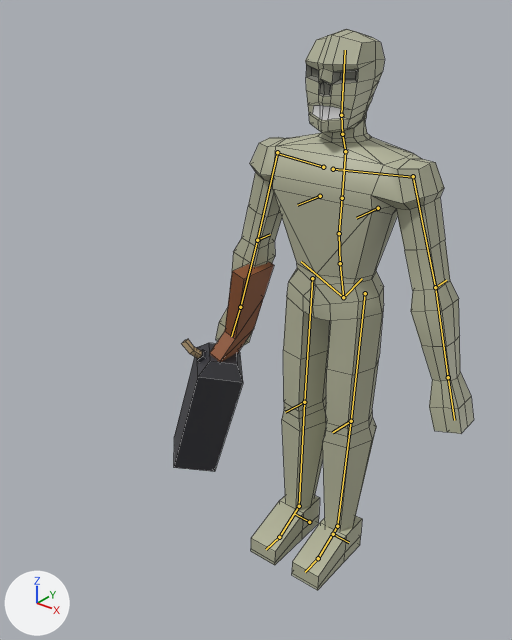
The Blender file Assets/Models/EnemyRanged.blend, before and after one commit.
Camera for both pictures: a 50 mm lens placed at (1.26, -2.04, 2.17), pointed at (-0.13, -0.31, 1.1). Lighting does not change. The marker at lower left points along +X, +Y and +Z. The first picture is the older version. The bones that bend it are drawn over the model as lines. Mesh edges are drawn as thin lines.

The first picture shows 'Cube', 'Torso'.
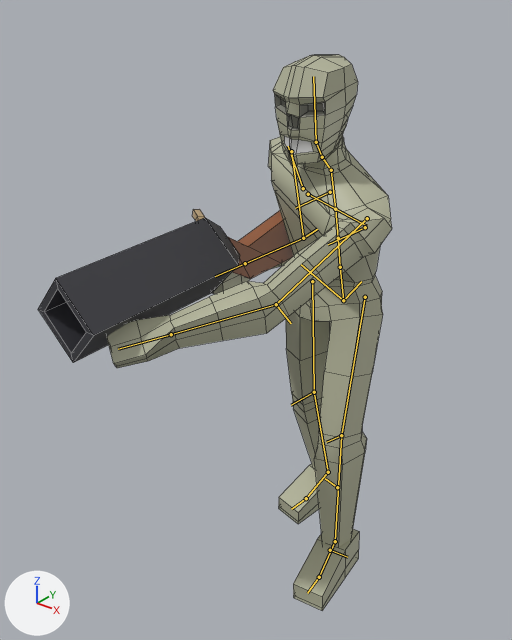
The newer file adds an action. The first version stands in its rest pose; the second is drawn at frame 0 of the action 'metarigAction.002'.

Where the change shows, as pixel boxes (x1, y1, x2, y2) in the pictures (512 x 640 px):
'Torso', posed (10% wider): before (215, 29, 474, 590); after (107, 55, 392, 611)
'Cube', posed (153% wider, 27% shorter): before (174, 262, 274, 472); after (38, 209, 293, 363)
bone 'spine', root to tip: before (343, 297) to (340, 263); after (343, 300) to (340, 267)
bone 'thigh.L', root to tip: before (365, 293) to (351, 421); after (365, 297) to (341, 435)
bone 'shin.L', root to tip: before (351, 421) to (337, 526); after (341, 435) to (335, 541)
bone 'foot.L', root to tip: before (337, 526) to (318, 558); after (335, 541) to (319, 577)
bone 'thigh.R', root to tip: before (312, 278) to (304, 402); after (312, 281) to (314, 392)
bone 'shin.R', root to tip: before (304, 402) to (299, 506); after (314, 392) to (328, 472)
bone 'foot.R', root to tip: before (299, 506) to (279, 537); after (328, 472) to (306, 498)
bone 'spine.001', root to tip: before (340, 263) to (339, 233); after (340, 267) to (338, 238)
bone 'spine.002', root to tip: before (339, 233) to (342, 198); after (338, 238) to (335, 209)
bone 'spine.003', root to tip: before (342, 198) to (345, 151); after (335, 209) to (331, 170)
bone 'spine.006', root to tip: before (341, 115) to (345, 50); after (316, 142) to (313, 76)
bone 'upper_arm.L', root to tip: before (413, 176) to (435, 287); after (367, 218) to (276, 304)
bone 'forearm.L', root to tip: before (435, 287) to (448, 377); after (276, 304) to (171, 334)
bone 'hand.L', root to tip: before (448, 377) to (454, 420); after (171, 334) to (118, 349)
bone 'upper_arm.R', root to tip: before (277, 152) to (257, 240); after (291, 151) to (303, 238)
bone 'forearm.R', root to tip: before (257, 240) to (240, 307); after (303, 238) to (245, 263)
bone 'hand.R', root to tip: before (240, 307) to (231, 336); after (245, 263) to (215, 276)

The change in detail:
Bone 'spine' (bone_spine) moves from (0.0, 0.0, 0.0) to (0.0, -0.012, 0.003).
Bone 'thigh.L' (bone_thigh_l) turns from (0, 0, 0) to (-12, -6, -2) degrees about its own x, y and z.
Bone 'shin.L' (bone_shin_l) turns from (0, 0, 0) to (15, 0, 0) degrees about its own x, y and z.
Bone 'foot.L' (bone_foot_l) turns from (0, 0, 0) to (-2, 1, -1) degrees about its own x, y and z.
Bone 'thigh.R' (bone_thigh_r) turns from (0, 0, 0) to (11, 9, 4) degrees about its own x, y and z.
Bone 'shin.R' (bone_shin_r) turns from (0, 0, 0) to (9, 0, 0) degrees about its own x, y and z.
Bone 'foot.R' (bone_foot_r) turns from (0, 0, 0) to (-14, 0, 0) degrees about its own x, y and z.
Bone 'spine.001' (bone_spine_001) turns from (0, 0, 0) to (5, -30, -2) degrees about its own x, y and z.
Bone 'spine.002' (bone_spine_002) turns from (0, 0, 0) to (15, 3, -8) degrees about its own x, y and z.
Bone 'spine.003' (bone_spine_003) turns from (0, 0, 0) to (1, 0, 0) degrees about its own x, y and z.
Bone 'spine.006' (bone_spine_006) turns from (0, 0, 0) to (-13, 26, 5) degrees about its own x, y and z.
Bone 'upper_arm.L' (bone_upper_arm_l) moves from (0.0, 0.0, 0.0) to (-0.006, -0.024, 0.001).
Bone 'upper_arm.L' (bone_upper_arm_l) turns from (0, 0, 0) to (74, 5, 2) degrees about its own x, y and z.
Bone 'forearm.L' (bone_forearm_l) turns from (0, 0, 0) to (25, -14, -6) degrees about its own x, y and z.
Bone 'hand.L' (bone_hand_l) turns from (0, 0, 0) to (0, -46, 0) degrees about its own x, y and z.
Bone 'upper_arm.R' (bone_upper_arm_r) moves from (0.0, 0.0, 0.0) to (-0.008, 0.024, -0.001).
Bone 'upper_arm.R' (bone_upper_arm_r) turns from (0, 0, 0) to (6, -20, 20) degrees about its own x, y and z.
Bone 'forearm.R' (bone_forearm_r) turns from (0, 0, 0) to (100, 0, 0) degrees about its own x, y and z.
Bone 'hand.R' (bone_hand_r) turns from (0, 0, 0) to (0, 0, 4) degrees about its own x, y and z.
